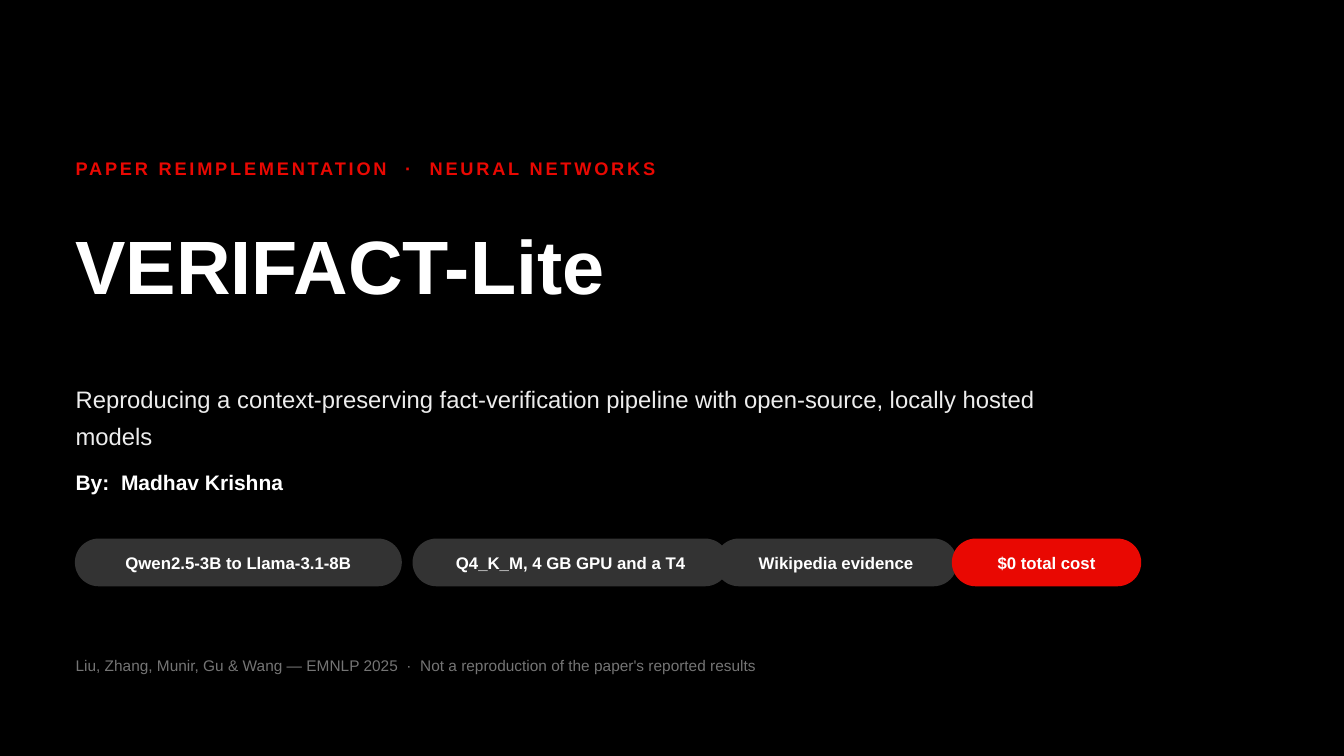
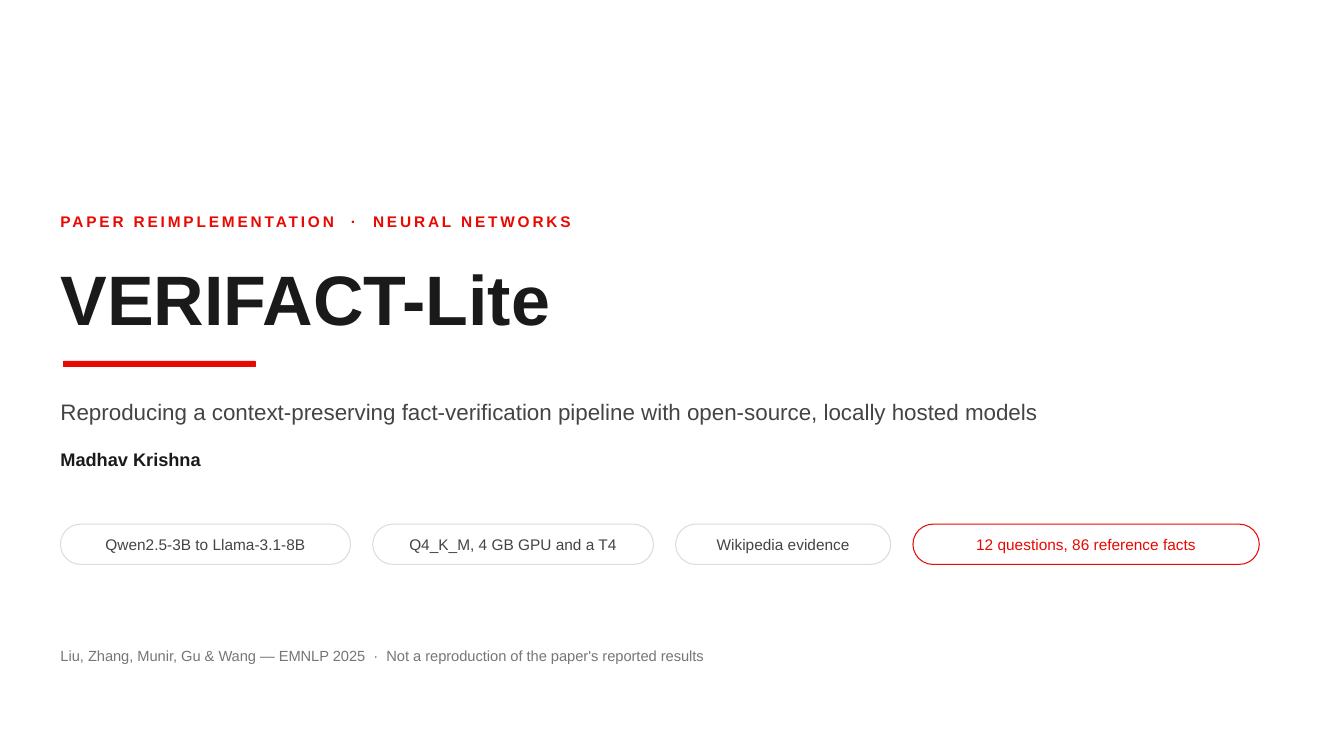
Before and after one commit to MadhavKrishna06/Verifact-Lite, a slide deck: slide 1 of presentation/VERIFACT-Lite-TTU.pptx. Drawn at 1344x756 pixels with LibreOffice and Linux fonts; fonts in the diff are those of the drawing. Boxes give left, top, right and bottom in pixels: in the first picture for what was removed or moved away, otherwise in the second. Text is boxed around its words. In the diff, an @@ line names an element or a change of style, - is before the commit and + after.

```diff
--- a/presentation/VERIFACT-Lite-TTU.pptx
+++ b/presentation/VERIFACT-Lite-TTU.pptx
@@ background #000000 to #FFFFFF @@
@@ text "PAPER REIMPLEMENTATION · NEURAL NETWORKS": place and size @@
-text "PAPER REIMPLEMENTATION · NEURAL NETWORKS" at [430,162,656,175]
+text "PAPER REIMPLEMENTATION · NEURAL NETWORKS" at [373,216,571,227]
@@ text "PAPER REIMPLEMENTATION · NEURAL NETWORKS" at [373,216,571,227]: size 13 to 11 pt @@
@@ text "VERIFACT-Lite": place and size @@
-text "VERIFACT-Lite" at [76,239,605,295]
+text "VERIFACT-Lite" at [60,274,550,326]
@@ text "VERIFACT-Lite" at [60,274,550,326]: size 54 to 50 pt, text colour #FFFFFF to #1A1A1A @@
@@ rectangle added at [64,361,255,366], fill #E90802, outline #E90802 0.25 pt @@
@@ text "Reproducing a context-preserving fact-verification pipeline ...": place and size @@
-text "Reproducing a context-preserving fact-verification pipeline ..." at [76,390,1035,446]
+text "Reproducing a context-preserving fact-verification pipeline ..." at [60,403,1037,425]
@@ text "Reproducing a context-preserving fact-verification pipeline ..." at [60,403,1037,425]: size 17 to 16 pt, text colour #EDEDED to #444444; line spacing 1.3 to 1 @@
@@ text at [60,452,201,466]: text changed; size 15 to 13 pt; text colour #FFFFFF to #1A1A1A @@
-By: Madhav Krishna
+Madhav Krishna
@@ text "Qwen2.5-3B to Llama-3.1-8B": place and size @@
-text "Qwen2.5-3B to Llama-3.1-8B" at [125,557,351,573]
+text "Qwen2.5-3B to Llama-3.1-8B" at [105,539,306,553]
@@ rounded rectangle: place and size @@
-rounded rectangle at [76,539,401,586]
+rounded rectangle at [60,524,351,565]
@@ size 12 to 11 pt, text colour #FFFFFF to #444444, bold off in 3 elements at [105,539,306,553], [717,539,850,553], [409,539,616,553] @@
@@ text "Q4_K_M, 4 GB GPU and ...": place and size @@
-text "Q4_K_M, 4 GB GPU and ..." at [456,557,686,573]
+text "Q4_K_M, 4 GB GPU and ..." at [409,539,616,553]
@@ fill #333333 to #FFFFFF; outline #333333 1 pt to #DCDCDC 0.75 pt in 3 elements at [60,524,351,565], [676,524,890,565], [373,524,654,565] @@
@@ rounded rectangle: place and size @@
-rounded rectangle at [413,539,728,586]
+rounded rectangle at [373,524,654,565]
@@ text "Wikipedia evidence": place and size @@
-text "Wikipedia evidence" at [759,557,913,573]
+text "Wikipedia evidence" at [717,539,850,553]
@@ rounded rectangle: place and size @@
-rounded rectangle at [716,539,957,586]
+rounded rectangle at [676,524,890,565]
@@ rounded rectangle: place and size @@
-rounded rectangle at [953,539,1140,586]
+rounded rectangle at [913,524,1260,565]
@@ rounded rectangle at [913,524,1260,565]: fill #E90802 to #FFFFFF; outline #E90802 1 pt to #E90802 0.75 pt @@
@@ text added at [976,539,1196,553], 11 pt, text #E90802 @@
+12 questions, 86 reference facts
@@ text removed at [998,556,1095,570] @@
-$0 total cost
@@ text "Liu, Zhang, Munir, Gu & ...": place and size @@
-text "Liu, Zhang, Munir, Gu & ..." at [76,660,755,674]
+text "Liu, Zhang, Munir, Gu & ..." at [60,650,704,664]
@@ text "Liu, Zhang, Munir, Gu & ..." at [60,650,704,664]: size 11 to 10.5 pt, text colour #757575 to #767676 @@
```
Also in this commit, not shown: 18 other slides changed, 1 other file.
